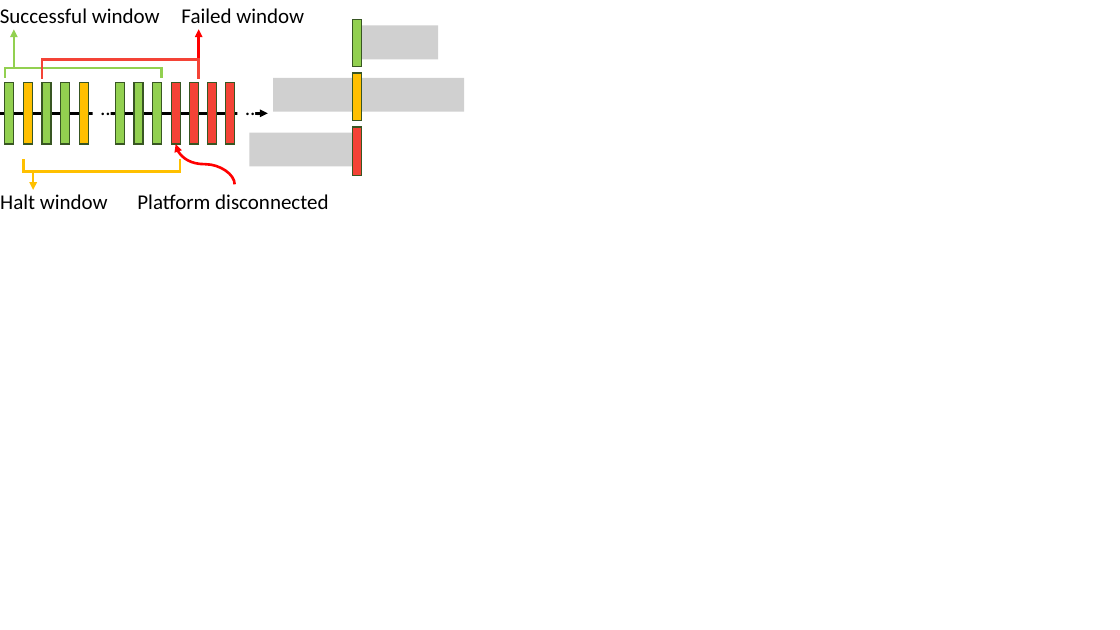
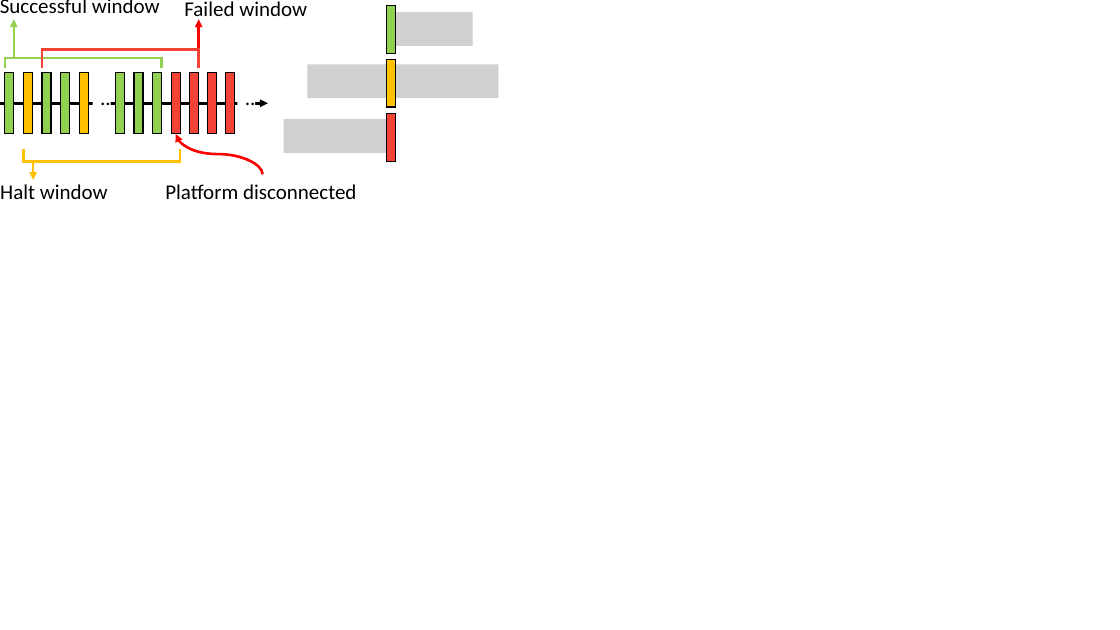
Before and after one commit to aritradhar/PhD-Thesis, a slide deck: slide 57 of chapters/ProximiTEE/images/SystemDesign.pptx. Drawn at 1120x630 pixels with LibreOffice and Linux fonts; fonts in the diff are those of the drawing; grey boxes stand for pictures. Boxes give left, top, right and bottom in pixels: in the first picture for what was removed or moved away, otherwise in the second. Text is boxed around its words. In the diff, an @@ line names an element or a change of style, - is before the commit and + after.

```diff
--- a/chapters/ProximiTEE/images/SystemDesign.pptx
+++ b/chapters/ProximiTEE/images/SystemDesign.pptx
@@ text "Failed window": place and size @@
-text "Failed window" at box(181, 8, 304, 30)
+text "Failed window" at box(184, 1, 307, 22)
@@ 14 rectangles, 4 arrows, 3 right brackets, 2 texts: place and size @@
-14 rectangles, 4 arrows, 3 right brackets, 2 texts at box(0, 8, 268, 209)
+14 rectangles, 4 arrows, 3 right brackets, 2 texts at box(0, 0, 268, 199)
@@ 4 pictures, 3 rectangles: place and size @@
-4 pictures, 3 rectangles at box(250, 19, 465, 175)
+4 pictures, 3 rectangles at box(284, 6, 499, 161)
@@ outline #385723 1 pt to #000000 1 pt in 15 elements at box(5, 72, 14, 134), box(24, 72, 33, 134), box(42, 72, 51, 134), box(60, 72, 70, 134), box(79, 72, 88, 134), box(116, 72, 125, 134), box(134, 72, 143, 134), box(153, 72, 162, 134), box(171, 72, 181, 134), box(190, 72, 199, 134), box(208, 72, 217, 134), box(226, 72, 235, 134), box(386, 6, 396, 54), box(386, 60, 396, 108), box(387, 113, 397, 161) @@
@@ curved arrow moved from (234, 184) - (176, 144) to (263, 174) - (176, 134) @@
@@ text "Platform disconnected": place and size @@
-text "Platform disconnected" at box(137, 194, 328, 209)
+text "Platform disconnected" at box(165, 184, 356, 199)
```
Also in this commit, not shown: 22 other files.
